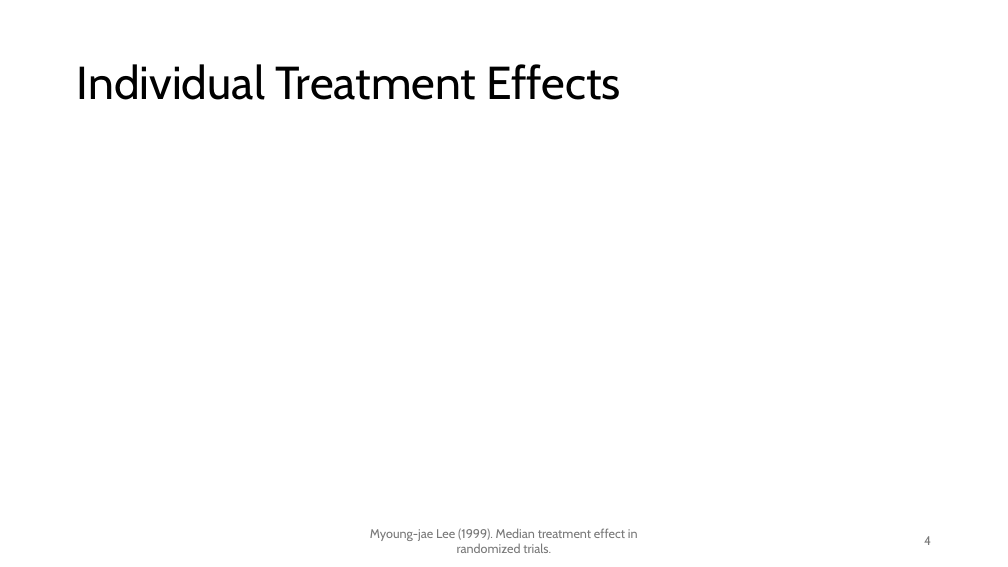
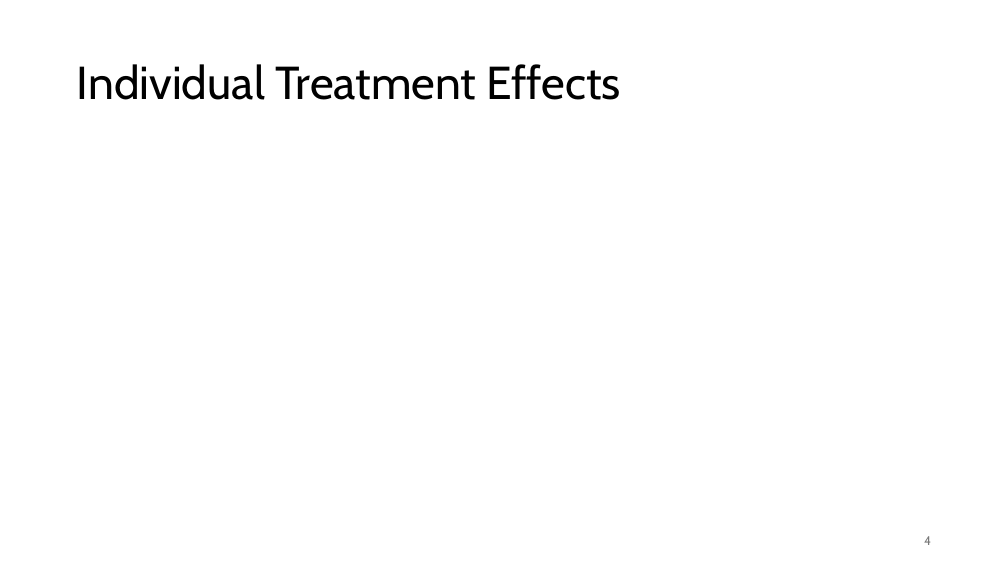
Before and after one commit to chasehmathis/dkw-ind-treat-effect, a slide deck: slide 4 of dkw-po-presentation.pptx. Drawn at 1008x567 pixels with LibreOffice and Linux fonts; fonts in the diff are those of the drawing; grey boxes stand for pictures. Boxes give left, top, right and bottom in pixels: in the first picture for what was removed or moved away, otherwise in the second. Text is boxed around its words. In the diff, an @@ line names an element or a change of style, - is before the commit and + after.

```diff
--- a/dkw-po-presentation.pptx
+++ b/dkw-po-presentation.pptx
@@ text removed at [370, 528, 638, 553] @@
-Myoung-jae Lee (1999). Median treatment effect in randomized trials.
```
Also in this commit, not shown: 9 slides added, 11 other files.
